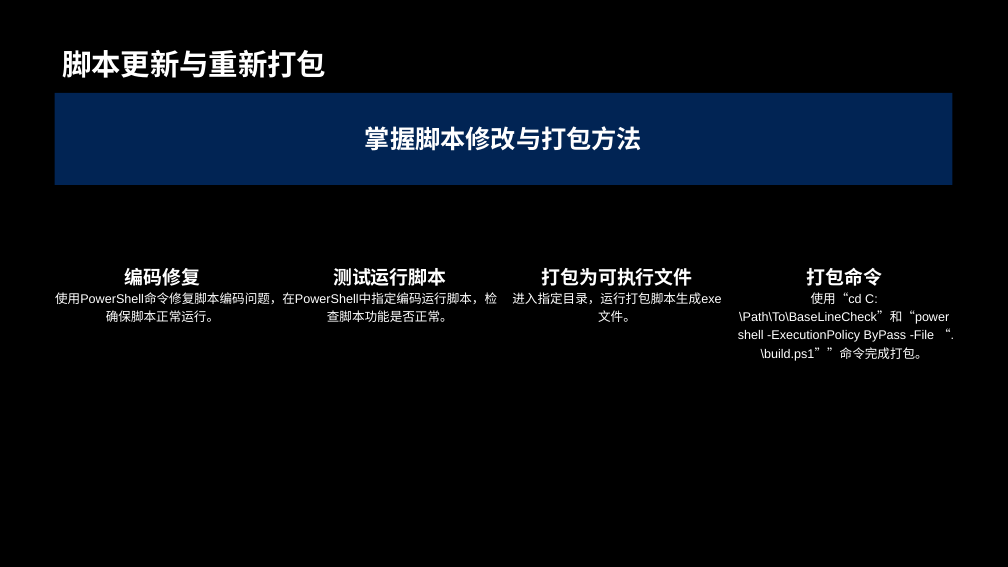
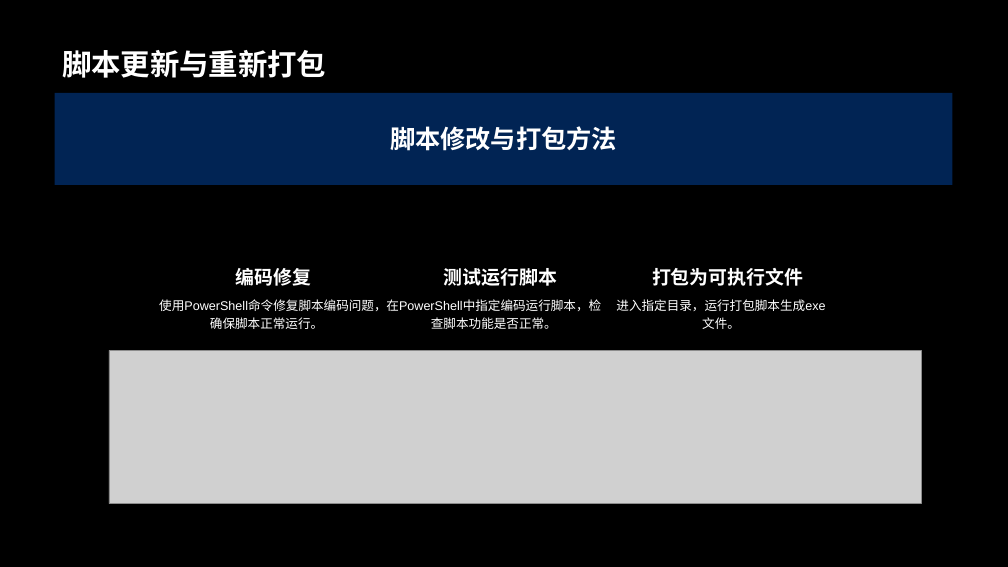
Before and after one commit to ferrarif1/STTools, a slide deck: slide 6 of BaseLineCheck/安全基线检查.pptx (slide 7 before the commit). Drawn at 1008x567 pixels with LibreOffice and Linux fonts; fonts in the diff are those of the drawing; grey boxes stand for pictures. Boxes give left, top, right and bottom in pixels: in the first picture for what was removed or moved away, otherwise in the second. Text is boxed around its words. In the diff, an @@ line names an element or a change of style, - is before the commit and + after.

Commit message:
update ppt

```diff
--- a/BaseLineCheck/安全基线检查.pptx
+++ b/BaseLineCheck/安全基线检查.pptx
@@ text in rectangle at (390,126,617,151): text changed @@
-掌握脚本修改与打包方法
+脚本修改与打包方法
@@ 3 texts: place and size @@
-3 texts at (125,268,692,286)
+3 texts at (235,268,803,286)
@@ text removed at (806,268,882,286) @@
-打包命令
@@ 3 texts: place and size @@
-3 texts at (55,292,721,322)
+3 texts at (159,299,825,329)
@@ text removed at (739,292,949,361) @@
-使用“cd C:\Path\To\BaseLineCheck”和“powershell -ExecutionPolicy ByPass -File “.\build.ps1””命令完成打包。
@@ picture added at (109,350,921,504) @@
```
Also in this commit, not shown: 3 other slides changed, 1 slide added, 4 slides removed, 2 other files.
